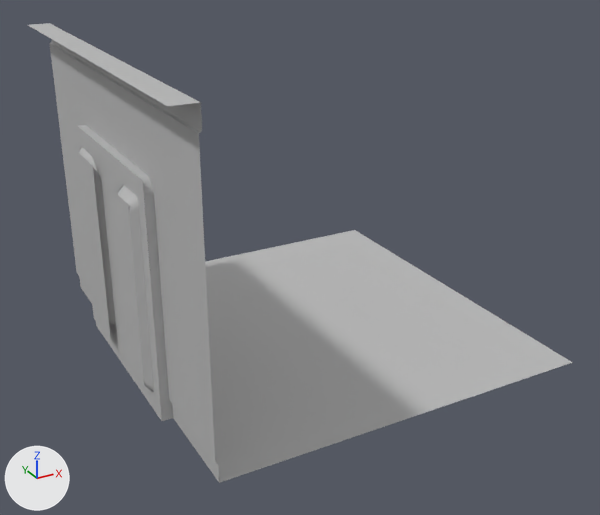
An edit to the FBX model Assets/Models/Residential Building Models/resWallDoorStatic.fbx, drawn before and after from the same camera.
Before and after are seen from a 50 mm lens placed at (-3.76, -6.91, 4.23), pointed at (-0.09, -0.25, 0.9). Arrows for +X, +Y and +Z are at lower left; the lights stay in place. Where no turn or scale is listed for an object, it has been applied to the vertices.

In view in the first picture: 'resWallStraightDoorStatic'.
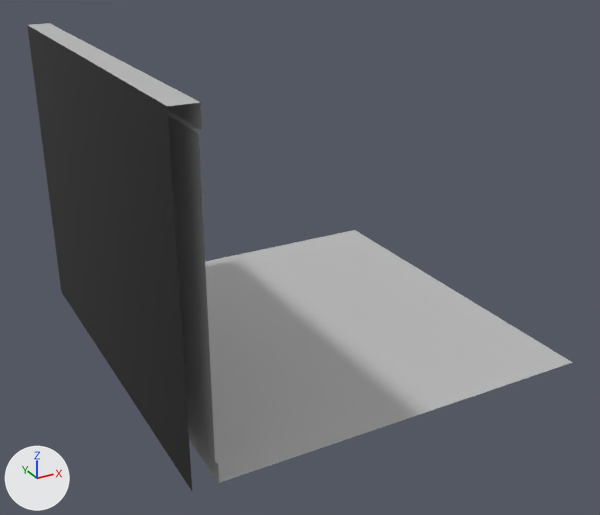
What differs and where, as boxes [x1, y1, x2, y2] in the pictures (600 x 515 px):
'resWallStraightDoorStatic', reshaped
    before: [28, 23, 573, 483]
    after: [27, 23, 573, 491]
part 1 of me_mesh, added (black)
    after: [27, 25, 192, 491]

Edits to the bpy script that builds the scene:
```text
Add mat_lambert2:
    mat_lambert2 = principled_material('lambert2')
    mat_lambert2.base_color = (0.5, 0.5, 0.5)  # grey #bcbcbc
Add mat_backfaces:
    mat_backfaces = principled_material('backfaces')
    mat_backfaces.base_color = (0.0, 0.0, 0.0)  # black #000000
Change me_mesh:
    used by ob_reswallstraightdoorstatic; location = (0.0, 0.0, 0.0)
    remove me_mesh.from_pydata(...)  # 466 vertices, 342 faces; spans x -2.0..2.0, y -2.0..2.0, z 0.0..3.0
    add me_mesh.from_pydata(...)  # 468 vertices, 672 faces; spans x -2.0..2.0, y -2.0..2.0, z 0.0..3.0
    me_mesh part 1: 2 vertices added at x -2.0, y -2.0..2.0, z 0.0
    add me_mesh.materials.append(mat_lambert2)  # grey #bcbcbc
    add me_mesh.materials.append(mat_backfaces)  # black #000000
```
